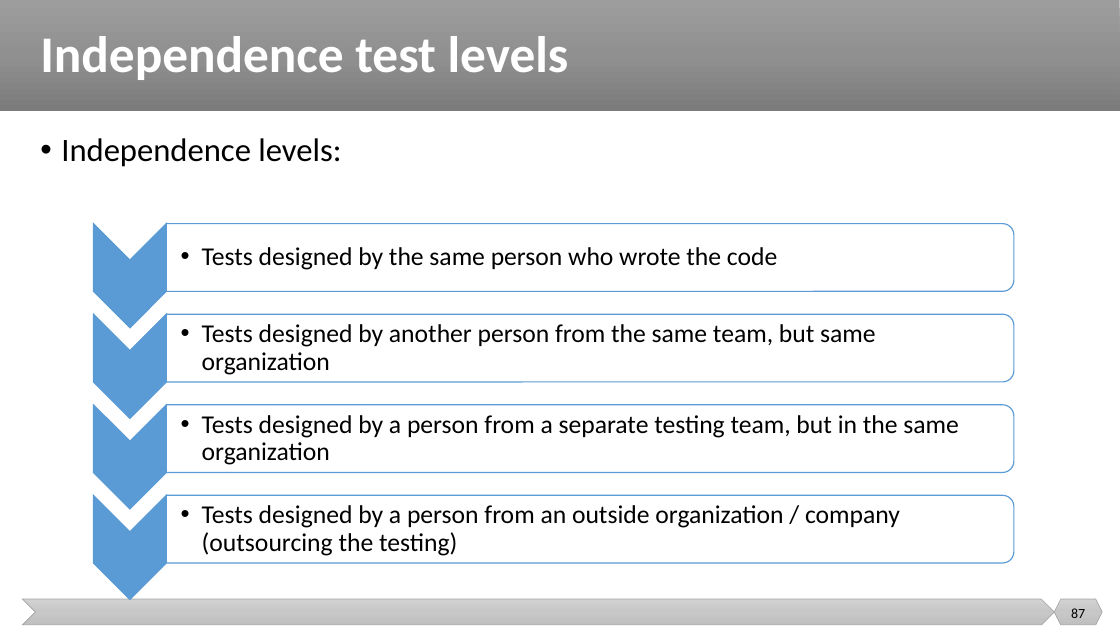
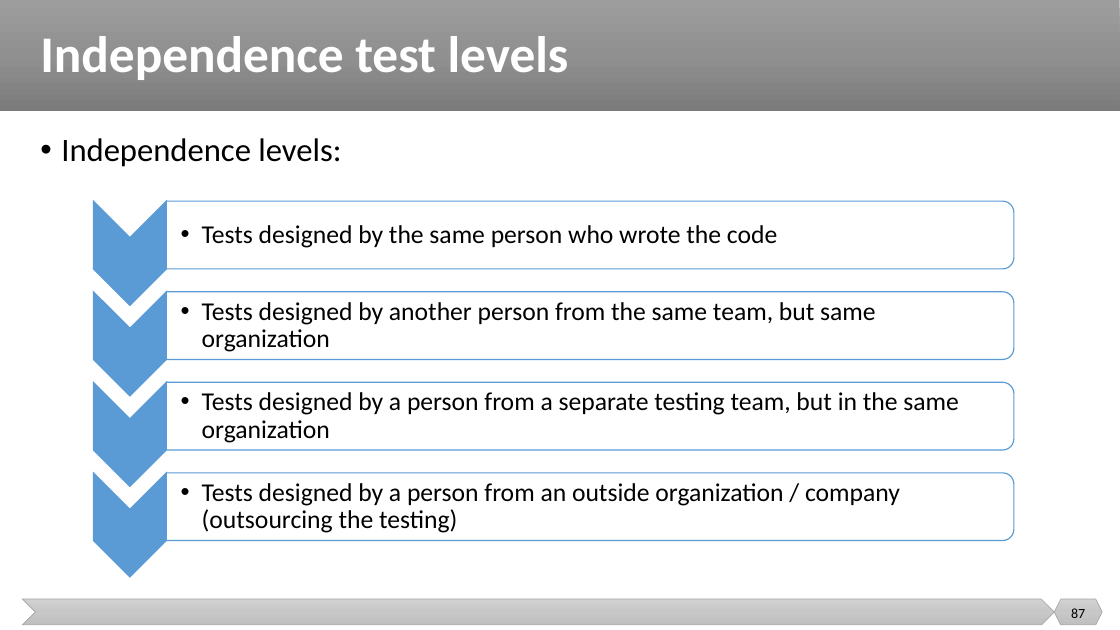
Before and after one commit to malenezi/malenezi, a slide deck: slide 87 of SE401/Lectures/1-Introduction/Introduction.pptx. Drawn at 1120x630 pixels with LibreOffice and Linux fonts; fonts in the diff are those of the drawing. Boxes give left, top, right and bottom in pixels: in the first picture for what was removed or moved away, otherwise in the second. Text is boxed around its words. In the diff, an @@ line names an element or a change of style, - is before the commit and + after.

```diff
--- a/SE401/Lectures/1-Introduction/Introduction.pptx
+++ b/SE401/Lectures/1-Introduction/Introduction.pptx
@@ 2 chevrons, 2 round same rects, 1 text moved together from (x1=94, y1=223, x2=1014, y2=599) to (x1=94, y1=201, x2=1014, y2=578) @@
@@ 3 texts, 2 round same rects, 2 chevrons moved together from (x1=94, y1=224, x2=1014, y2=564) to (x1=94, y1=201, x2=1014, y2=541) @@
```
Also in this commit, not shown: 9 other slides changed.
